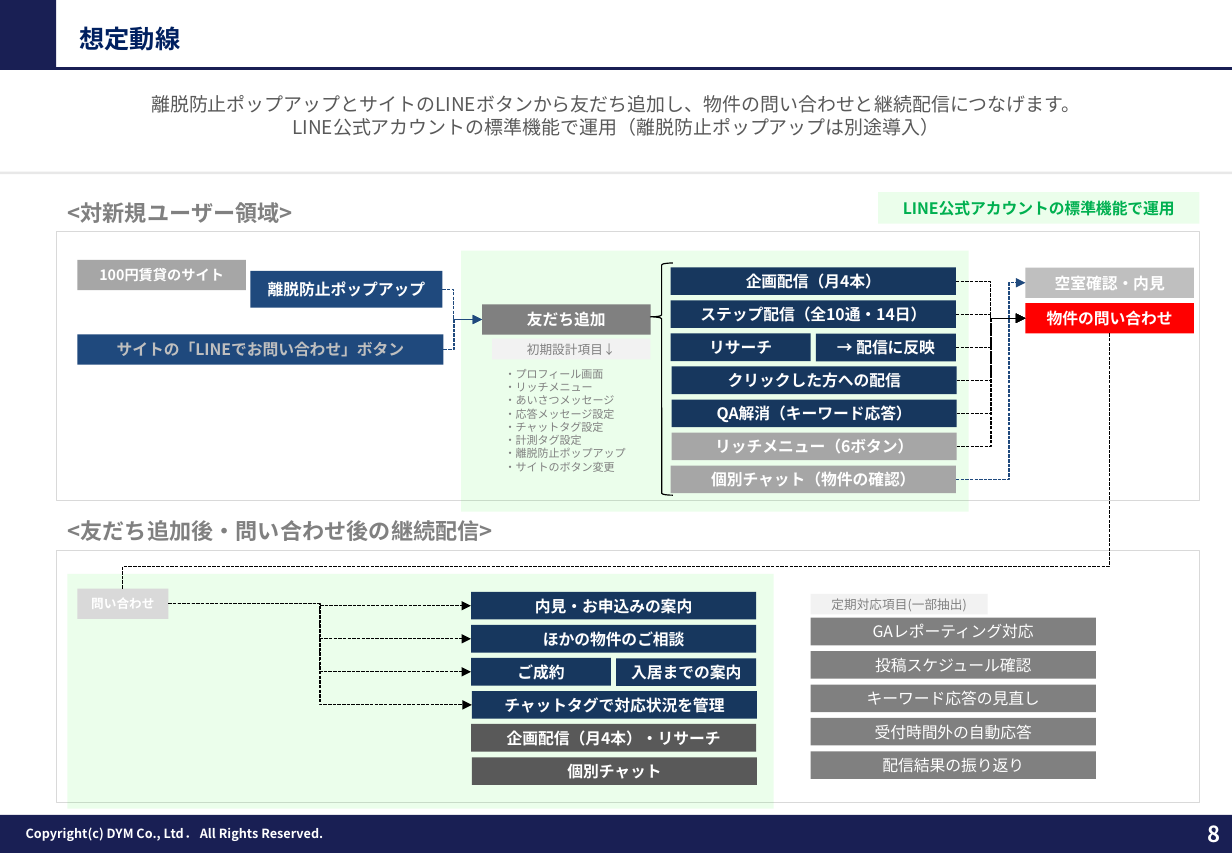
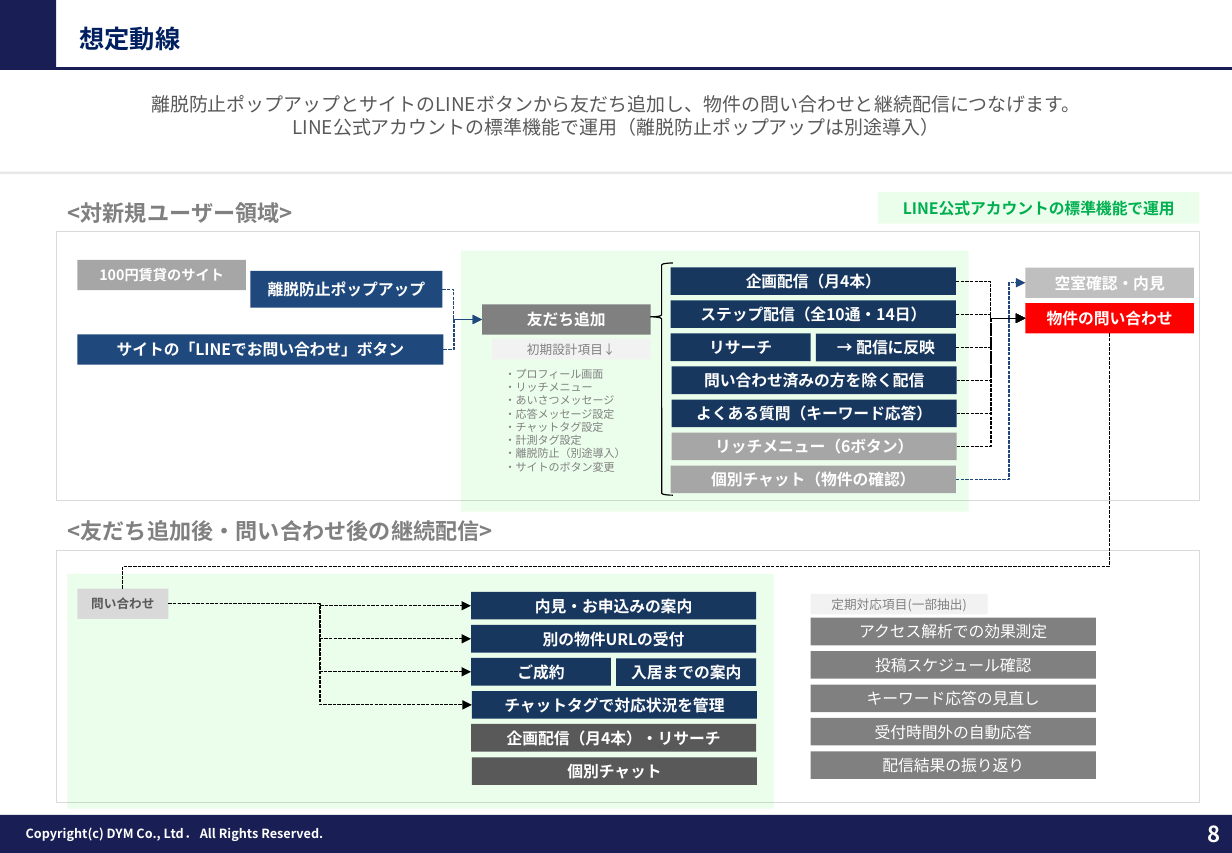
Before and after one commit to tonomura-r-dev/folder, a slide deck: slide 8 of 202609_株式会社あらうち御中_LINE公式アカウント運用のご提案_S1-17修正.pptx. Drawn at 1232x853 pixels with LibreOffice and Linux fonts; fonts in the diff are those of the drawing; background and template pictures are left out. Boxes give left, top, right and bottom in pixels: in the first picture for what was removed or moved away, otherwise in the second. Text is boxed around its words. In the diff, an @@ line names an element or a change of style, - is before the commit and + after.

```diff
--- a/202609_株式会社あらうち御中_LINE公式アカウント運用のご提案_S1-17修正.pptx
+++ b/202609_株式会社あらうち御中_LINE公式アカウント運用のご提案_S1-17修正.pptx
@@ rectangle "サイトの「LINEでお問い合わせ」ボタン" at box(77, 334, 444, 365): text colour #BFBFBF to #FFFFFF @@
@@ text in rectangle at box(704, 372, 924, 388): text changed @@
-クリックした方への配信
+問い合わせ済みの方を除く配信
@@ text in rectangle at box(696, 405, 932, 421): text changed @@
-QA解消（キーワード応答）
+よくある質問（キーワード応答）
@@ text at box(505, 448, 626, 458): text changed @@
-・離脱防止ポップアップ
+・離脱防止（別途導入）
@@ rectangle "問い合わせ" at box(77, 589, 168, 620): text colour #FFFFFF to #595959 @@
@@ text in rectangle at box(859, 624, 1047, 638): text changed @@
-GAレポーティング対応
+アクセス解析での効果測定
@@ text in rectangle at box(543, 631, 685, 647): text changed @@
-ほかの物件のご相談
+別の物件URLの受付
```
Also in this commit, not shown: 13 other slides changed, 2 other files.
